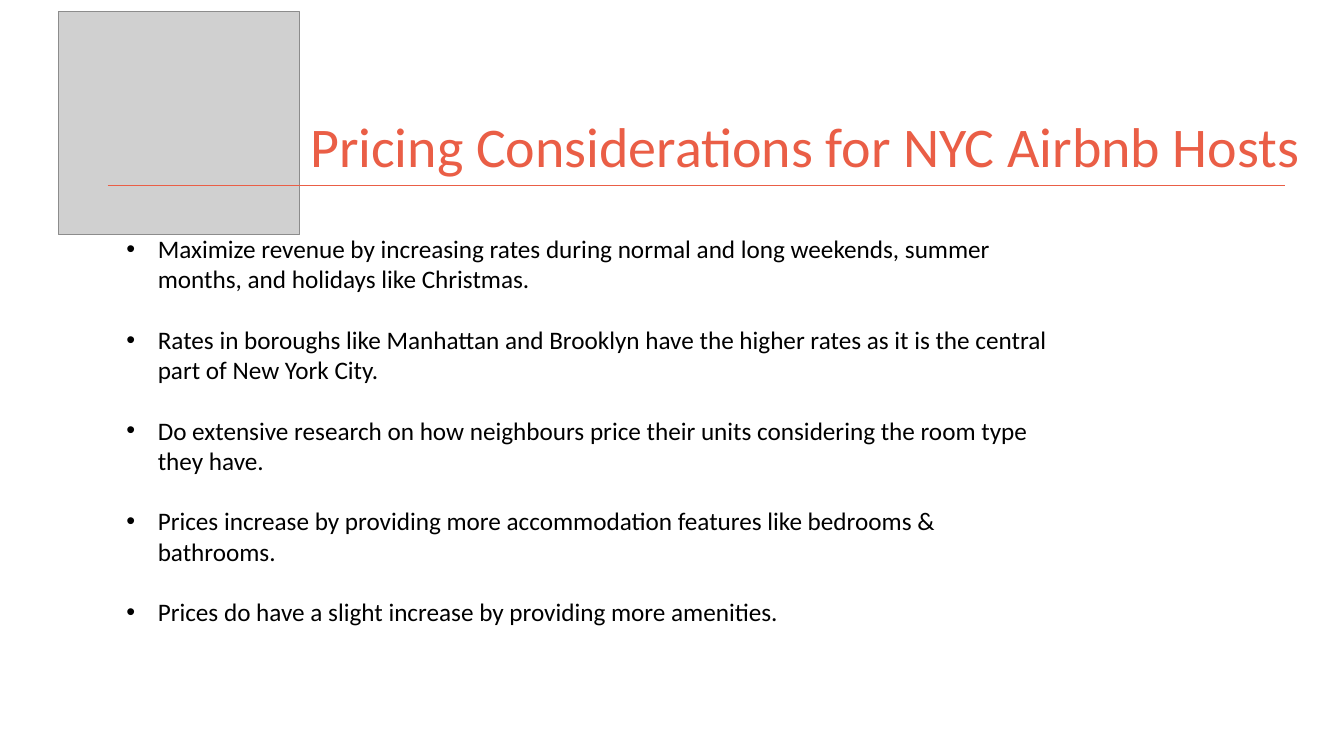
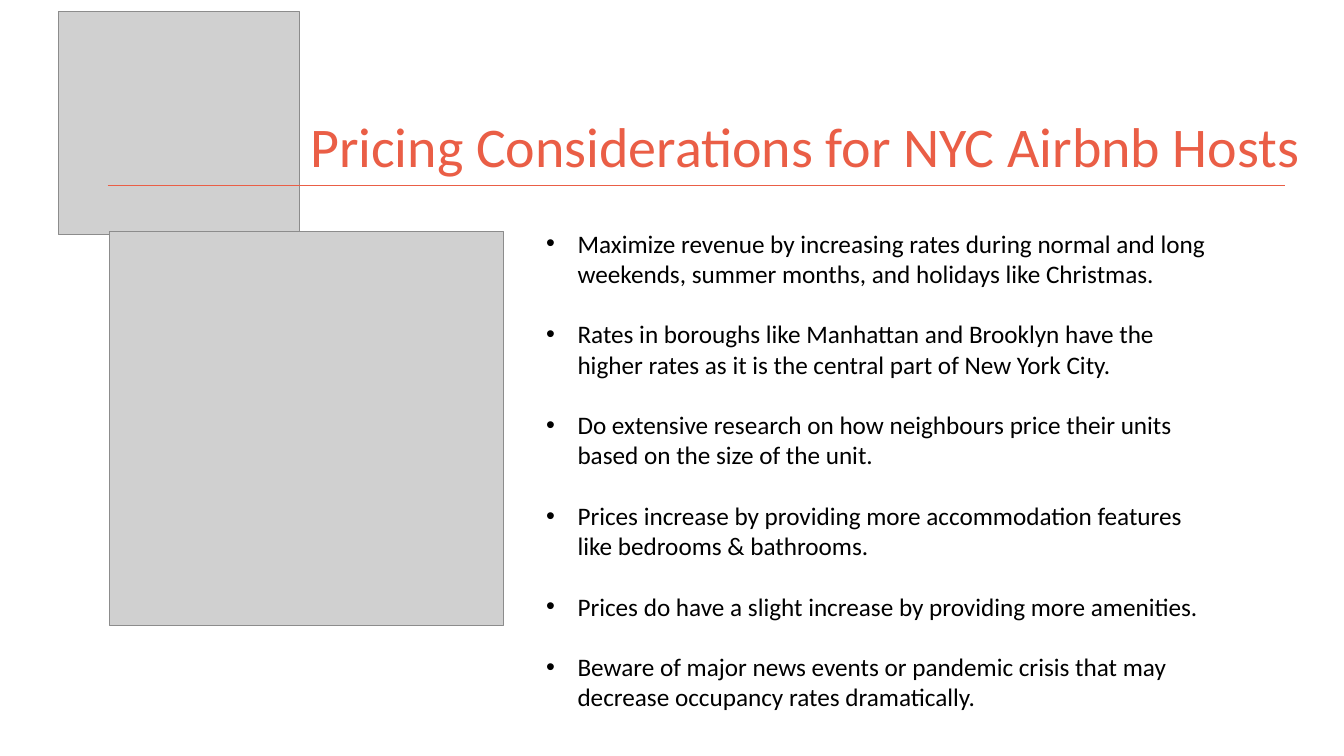
Before and after one commit to kman4/AirbnbPredictions, a slide deck: slide 22 of Airbnb Price Predictions (Model).pptx. Drawn at 1344x756 pixels with LibreOffice and Linux fonts; fonts in the diff are those of the drawing; grey boxes stand for pictures. Boxes give left, top, right and bottom in pixels: in the first picture for what was removed or moved away, otherwise in the second. Text is boxed around its words. In the diff, an @@ line names an element or a change of style, - is before the commit and + after.

Commit message:
update powerpoint and added images for powerpoint

```diff
--- a/Airbnb Price Predictions (Model).pptx
+++ b/Airbnb Price Predictions (Model).pptx
@@ picture added at (x1=109, y1=231, x2=503, y2=625) @@
@@ text "Maximize revenue by increasing rates ..." moved from (x1=158, y1=240, x2=1046, y2=626) to (x1=578, y1=235, x2=1205, y2=710) @@
@@ text at (x1=578, y1=416, x2=1171, y2=465): text changed @@
-• Do extensive research on how neighbours price their units considering the room type they have.
+• Do extensive research on how neighbours price their units based on the size of the unit.
@@ text at (x1=578, y1=658, x2=1166, y2=710): paragraph added @@
+• Beware of major news events or pandemic crisis that may decrease occupancy rates dramatically.
```
Also in this commit, not shown: 11 other slides changed, 4 other files.
